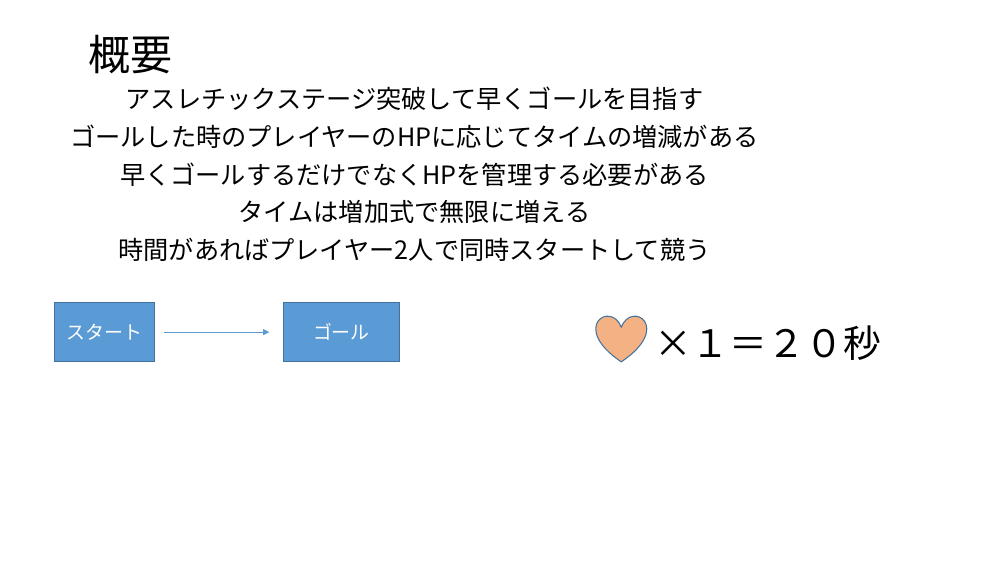
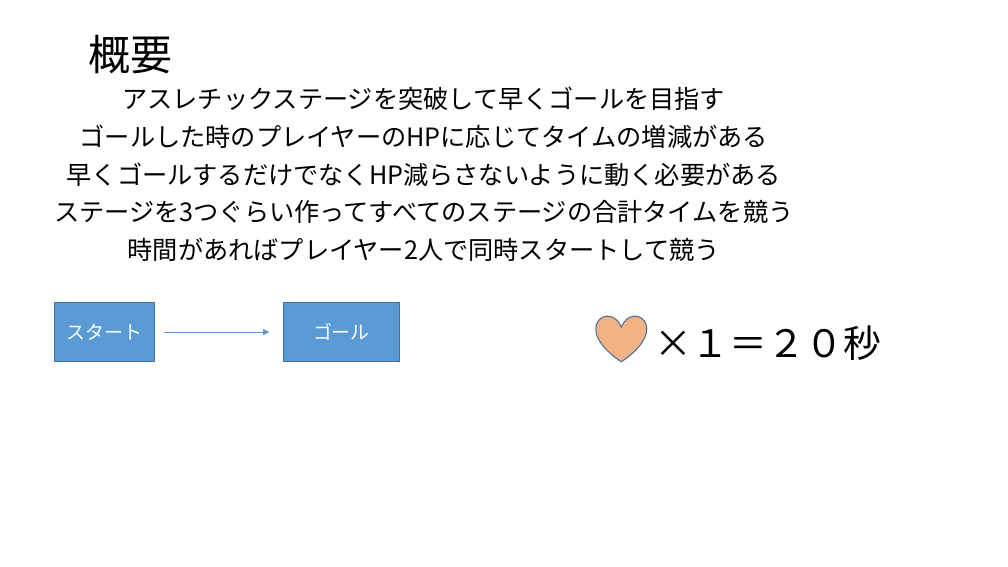
Before and after one commit to rinne-9029/Action1, a slide deck: slide 2 of 個人製作(テーマ・LIFE).pptx. Drawn at 1008x567 pixels with LibreOffice and Linux fonts; fonts in the diff are those of the drawing. Boxes give left, top, right and bottom in pixels: in the first picture for what was removed or moved away, otherwise in the second. Text is boxed around its words. In the diff, an @@ line names an element or a change of style, - is before the commit and + after.

```diff
--- a/個人製作(テーマ・LIFE).pptx
+++ b/個人製作(テーマ・LIFE).pptx
@@ subtitle at bbox=[122, 86, 725, 110]: text changed @@
-アスレチックステージ突破して早くゴールを目指す
+アスレチックステージを突破して早くゴールを目指す
@@ subtitle at bbox=[54, 162, 793, 223]: text changed @@
-早くゴールするだけでなくHPを管理する必要がある
-タイムは増加式で無限に増える
+早くゴールするだけでなくHP減らさないように動く必要がある
+ステージを3つぐらい作ってすべてのステージの合計タイムを競う
```
Also in this commit, not shown: 1 other slide changed.
